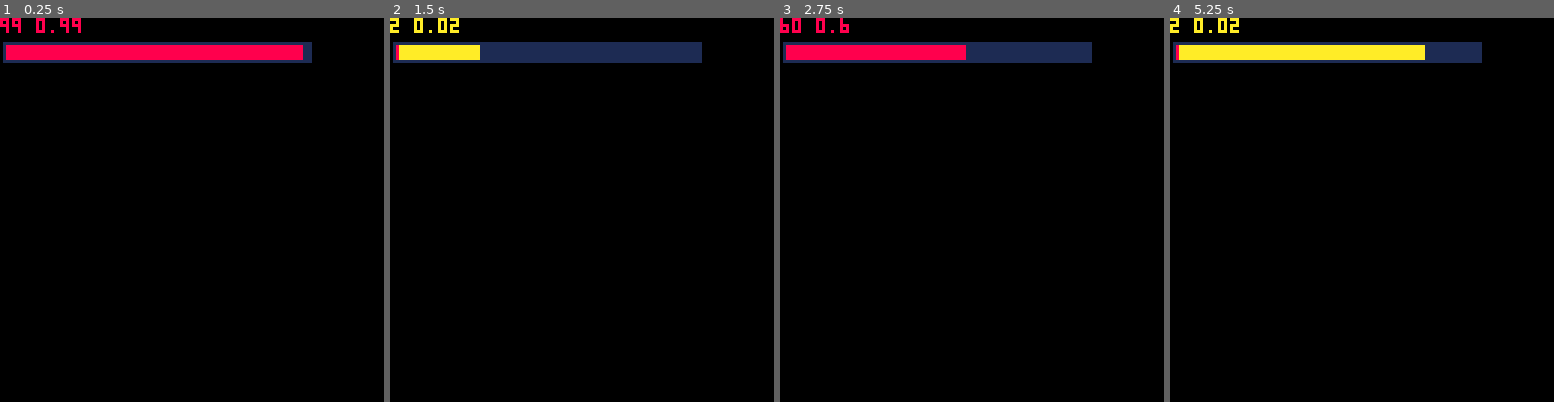
Above: before the commit, frames 1-4 (left to right).
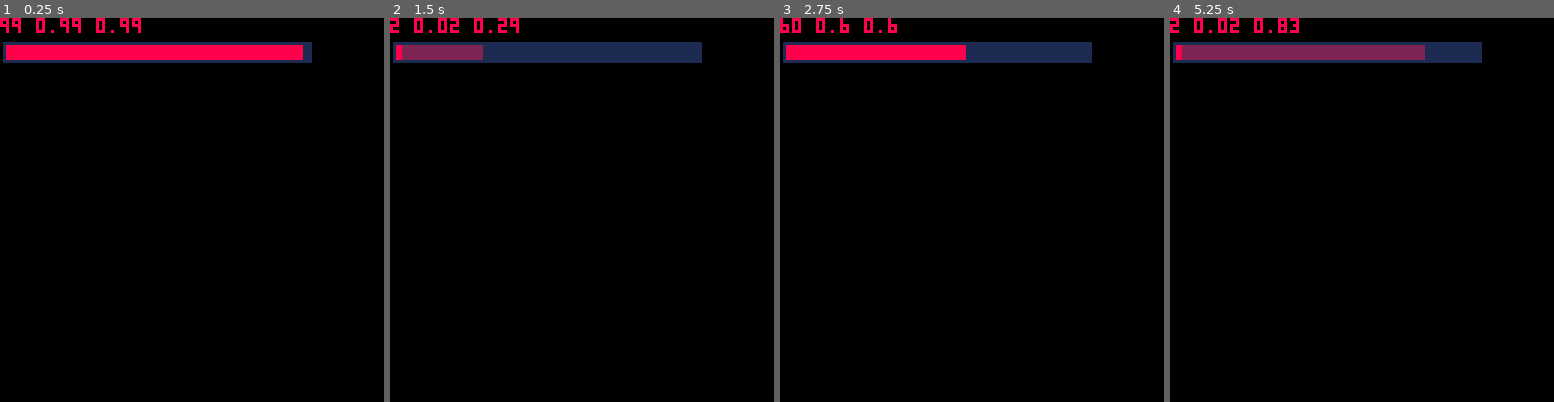
Above: after the commit, the same moments.

Repository: SestrenExsis/PICO8Workshop
Game: PICO-8 cartridge hpbar.p8
Two runs of this game, one before a commit and one after it. Both use one fixed random seed, a clock stepped at 60 frames per second and the inputs below.
Inputs:
- Up to frame 1 (0.25 s): no input
- Up to frame 2 (1.5 s): tap X (X key) at 0.33, 1.07 s
- Up to frame 3 (2.75 s): tap X (X key) at 1.85 s
- Up to frame 4 (5.25 s): tap X (X key) at 2.97, 4.08, 5.2 s

The runs differ from the first frame. In frame 1, 0.2% of the frame differs, in the area x 25-37%, y 0-4%; in frame 2, 1.3%; in frame 3, 0.1%; in frame 4, 3.0%, in the area x 0-67%, y 0-11%.

Commit message:
Create BOX class

Diff:
--- a/hpbar.p8
+++ b/hpbar.p8
@@ -5,21 +5,50 @@
 -- by sestrenexsis
 -- https://github.com/sestrenexsis/workshop
 
+box={}
+
+function box:new(
+	x,      -- x pos     : number
+	y,      -- y pos     : number
+	wd,     -- width     : number
+	ht,     -- height    : number
+	plt     -- palette   : number
+	)
+	if plt==nil then
+		plt=1
+	end
+	local obj={
+		x=x,
+		y=y,
+		wd=wd,
+		ht=ht,
+		plt=plt,
+	}
+	return setmetatable(
+		obj,{__index=self}
+	)
+end
+
+function box:render(
+	p -- progress    : number
+	)
+	if p==nil then
+		p=1.0
+	end
+	local rgt=self.x+p*self.wd
+	rectfill(
+		self.x,
+		self.y,
+		rgt,
+		self.y+self.ht,
+		self.plt
+	)
+end
+
 function _init()
-	_bar={
-		x=1,
-		y=8,
-		wd=102,
-		ht=6,
-		plt=1,
-	}
-	_hpbar={
-		x=2,
-		y=9,
-		wd=100,
-		ht=4,
-		plt=8,
-	}
+	_bar=box:new(1,8,102,6,1)
+	_hpbar=box:new(2,9,100,4,2)
+	_hplstbar=box:new(2,9,100,4,8)
 	_hpmax=100
 	_hp=flr(rnd(100))
 	_hplst=_hp
@@ -44,38 +73,25 @@
 
 function _draw()
 	cls()
-	rectfill(
-		_bar.x,
-		_bar.y,
-		_bar.x+_bar.wd,
-		_bar.y+_bar.ht,
-		_bar.plt
-	)
-	local lst=mid(0,_hplst/_hpmax,1)
-	rectfill(
-		_hpbar.x,
-		_hpbar.y,
-		(_hpbar.x+_hpbar.wd)*lst,
-		_hpbar.y+_hpbar.ht,
-		_hpbar.plt
-	)
-	local hp=mid(0,_hp/_hpmax,1)
-	local plt=10
-	local ofs=1
+	_bar:render()
+	local p1=mid(0,_hp/_hpmax,1)
+	local p2=mid(0,_hplst/_hpmax,1)
 	if _hplst<_hp then
-		ofs=0
-		plt=14
+		_hplstbar.plt=8
+		_hpbar.plt=14
+		_hpbar:render(p1)
+		_hplstbar:render(p2)
+	elseif _hplst>_hp then
+		_hpbar.plt=8
+		_hplstbar.plt=2
+		_hplstbar:render(p2)
+		_hpbar:render(p1)
+	else
+		_hpbar.plt=8
+		_hplstbar.plt=8
+		_hpbar:render(p1)
 	end
-	if _hplst!=_hp then
-		rectfill(
-			(_hpbar.x+_hpbar.wd)*hp+ofs,
-			_hpbar.y,
-			(_hpbar.x+_hpbar.wd)*lst,
-			_hpbar.y+_hpbar.ht,
-			plt
-		)
-	end
-	print(_hp.." "..hp)
+	print(_hp.." "..p1.." "..p2)
 end
 __gfx__
 00000000000000000000000000000000000000000000000000000000000000000000000000000000000000000000000000000000000000000000000000000000
